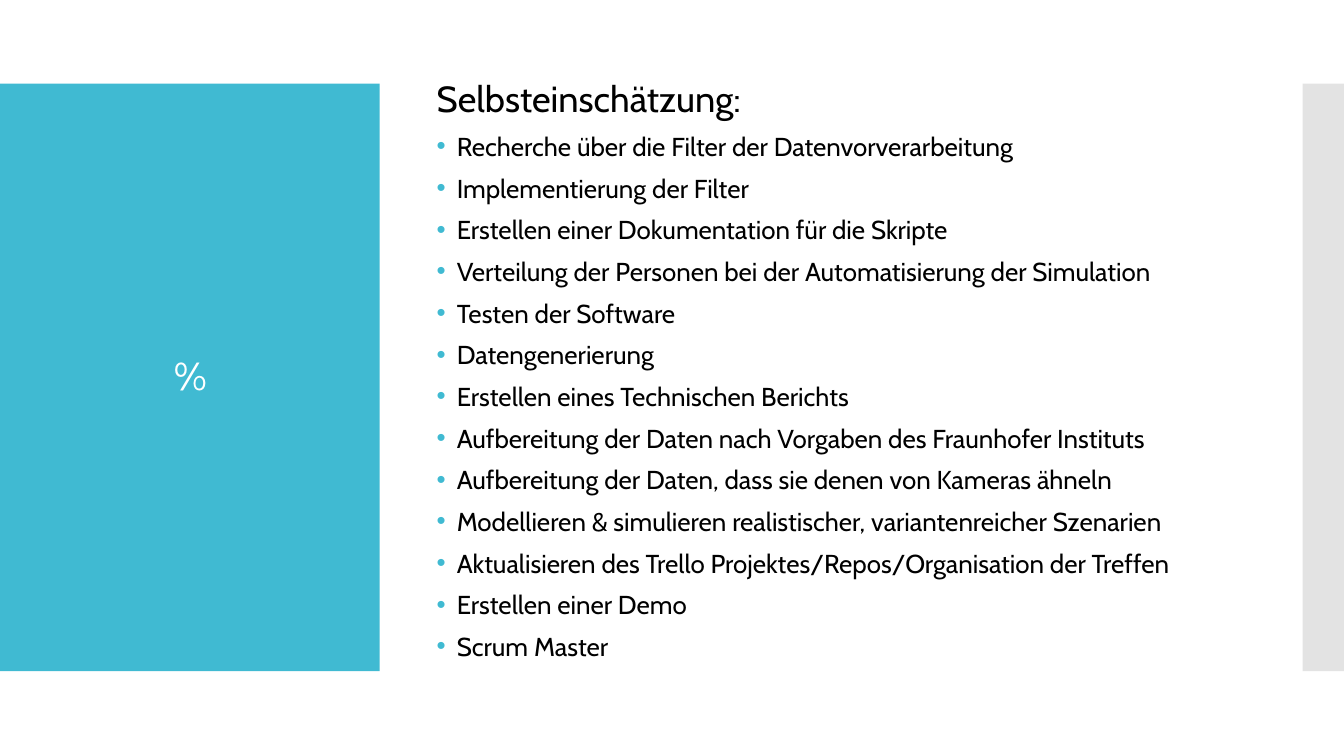
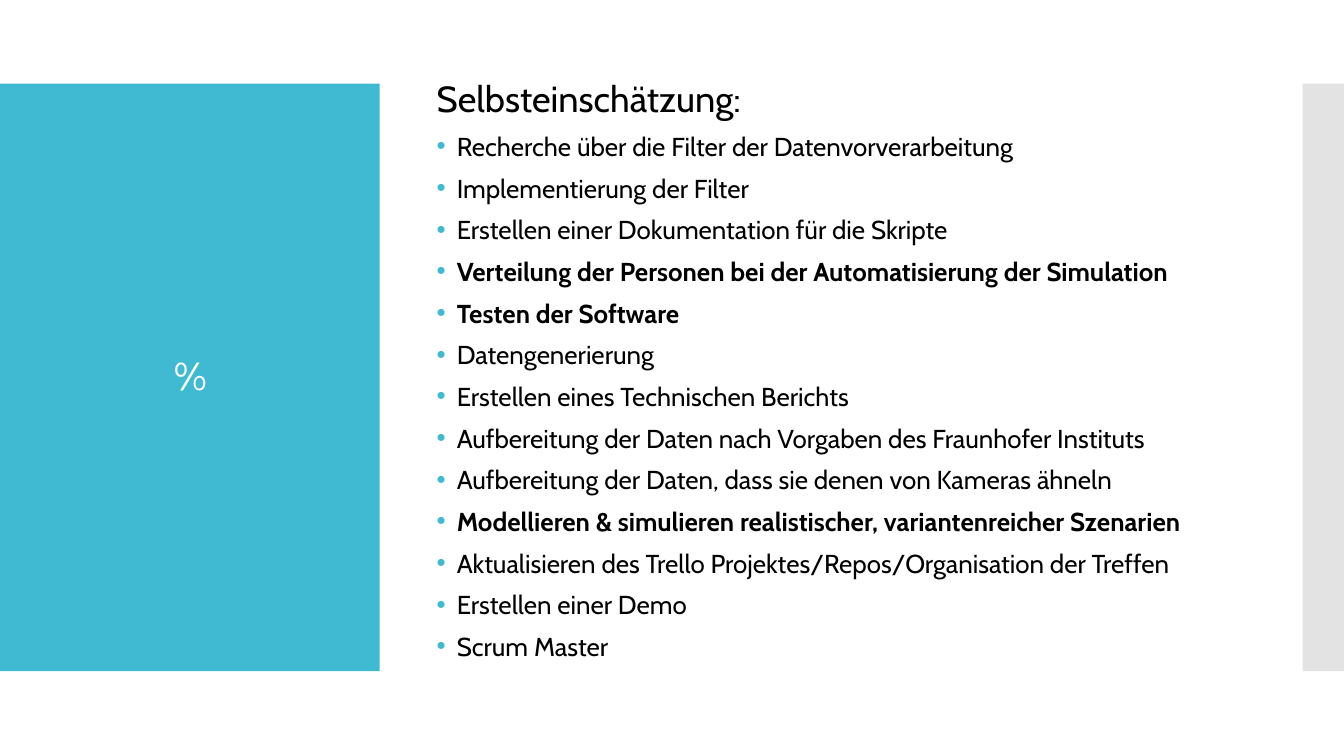
Before and after one commit to Datagroup-ModSim/ModSim17-data-generation-filters, a slide deck: slide 17 of presentations/Sprint 2/Datenerzeugung und Datenanalyse_Sprint2_formatiert.pptx (slide 13 before the commit). Drawn at 1344x756 pixels with LibreOffice and Linux fonts; fonts in the diff are those of the drawing. Boxes give left, top, right and bottom in pixels: in the first picture for what was removed or moved away, otherwise in the second. Text is boxed around its words. In the diff, an @@ line names an element or a change of style, - is before the commit and + after.

Commit message:
Präsentation Do

```diff
--- a/presentations/Sprint 2/Datenerzeugung und Datenanalyse_Sprint2_formatiert.pptx
+++ b/presentations/Sprint 2/Datenerzeugung und Datenanalyse_Sprint2_formatiert.pptx
@@ text at (x1=457, y1=261, x2=1180, y2=534): bold on in "Verteilung der Personen bei der Automatisierung der ...", "Testen der Software", "Modellieren & simulieren realistischer, variantenreicher Sze ..." @@
```
Also in this commit, not shown: 1 other slide changed, 4 slides added, 2 other files.
